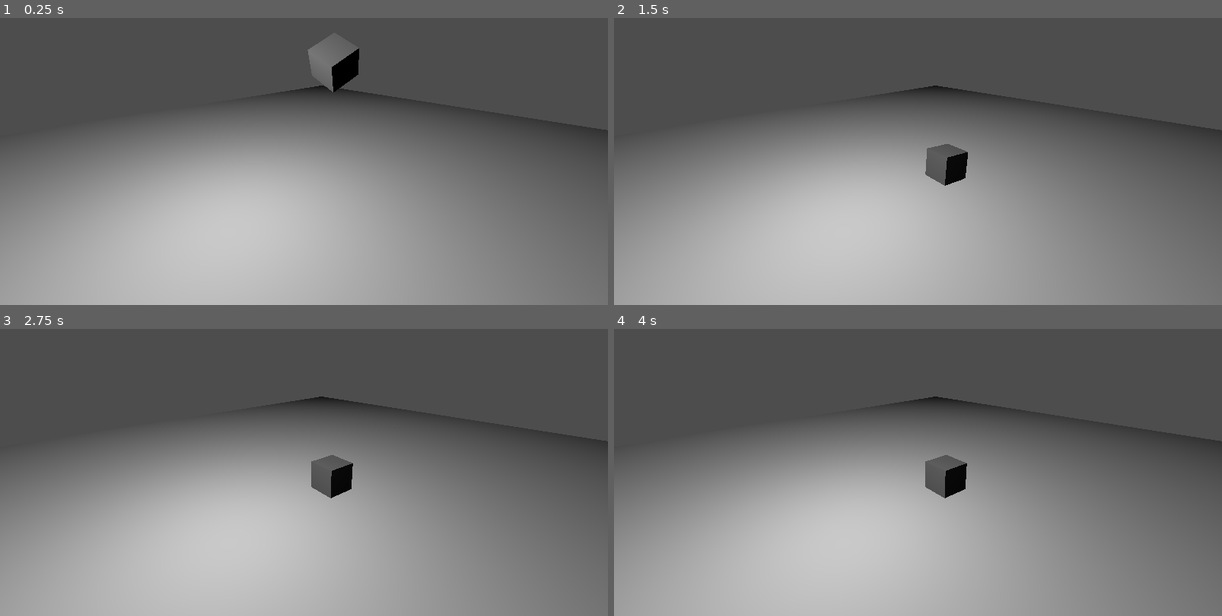
Above: before the commit, frames 1-4 (two rows, left to right).
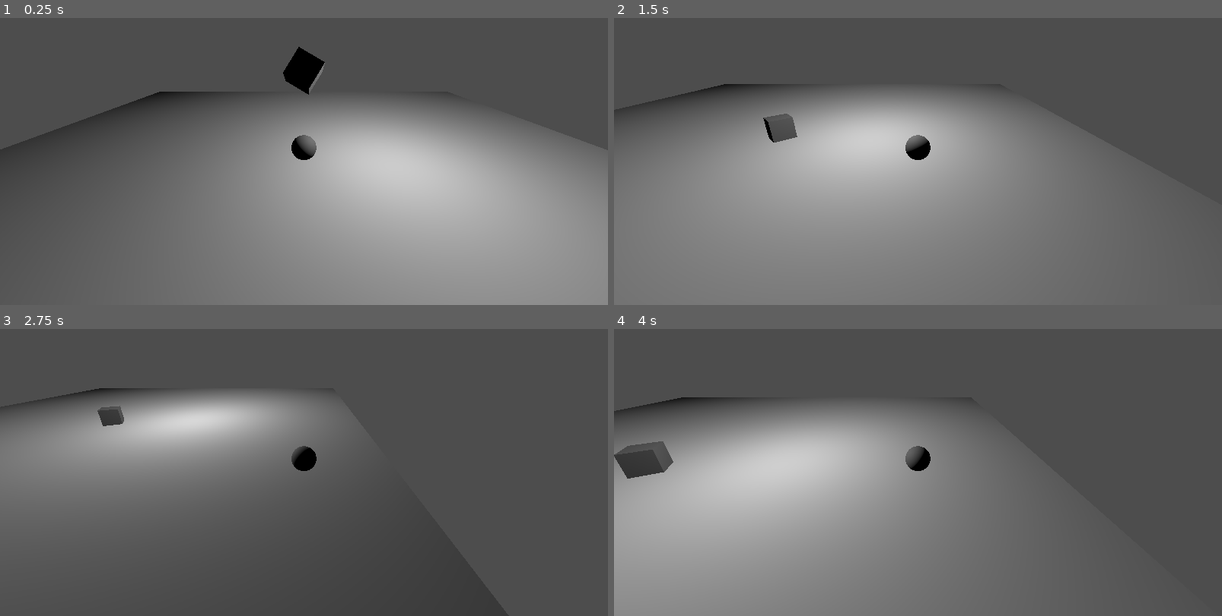
Above: after the commit, the same moments.

Repository: Jean-LoupIsReal/PasVampireSurvivor
Game: Godot game, scene res://level.tscn
Same seed, same stepped clock (60 frames per second), same inputs: the game is played once before the commit and once after it. The project has no main scene, so this scene is started directly.
Inputs:
- Up to frame 1 (0.25 s): no input
- Up to frame 2 (1.5 s): hold Right (ui_right) 0.53-1.28 s; hold Down (ui_down) from 1.28 s (still down)
- Up to frame 3 (2.75 s): release Down (ui_down) at 2.03 s; hold Right (ui_right) from 2.03 s (still down)
- Up to frame 4 (4 s): release Right (ui_right) at 2.78 s; hold Up (ui_up) 2.78-3.53 s; hold Left (ui_left) from 3.53 s (still down)

The runs differ from the first frame. In frame 1, 55% of the frame differs, in the area x 0-100%, y 7-100%; in frame 2, 41%; in frame 3, 58%, in the area x 0-100%, y 20-100%; in frame 4, 51%.

Commit message:
test over

Diff:
--- a/level.tscn
+++ b/level.tscn
@@ -1,6 +1,10 @@
-[gd_scene load_steps=7 format=3 uid="uid://oekrs2nrluxh"]
+[gd_scene load_steps=9 format=3 uid="uid://oekrs2nrluxh"]
 
-[sub_resource type="PhysicsMaterial" id="PhysicsMaterial_xoy2y"]
+[ext_resource type="PackedScene" uid="uid://c53yguc8kmtvl" path="res://test-player.tscn" id="1_nqb48"]
+[ext_resource type="Script" path="res://test-player.gd" id="2_ugx0p"]
+
+[sub_resource type="PhysicsMaterial" id="PhysicsMaterial_nvnoh"]
+bounce = 0.39
 
 [sub_resource type="BoxShape3D" id="BoxShape3D_dpsrt"]
 
@@ -20,17 +24,13 @@
 
 [node name="box" type="RigidBody3D" parent="."]
 transform = Transform3D(0.856745, 0.515741, 0, -0.468645, 0.778509, 0.417486, 0.215315, -0.357679, 0.908683, 0, 4.25452, 0)
-physics_material_override = SubResource("PhysicsMaterial_xoy2y")
+physics_material_override = SubResource("PhysicsMaterial_nvnoh")
 
 [node name="CollisionShape3D" type="CollisionShape3D" parent="box"]
 shape = SubResource("BoxShape3D_dpsrt")
 
 [node name="MeshInstance3D" type="MeshInstance3D" parent="box"]
 mesh = SubResource("BoxMesh_8hk53")
-
-[node name="Camera3D" type="Camera3D" parent="."]
-transform = Transform3D(-0.737851, -0.226261, 0.63591, -0.00444372, 0.943748, 0.330635, -0.674949, 0.241134, -0.697351, 6.05517, 4.56625, -5.33328)
-fov = 65.2527
 
 [node name="floor" type="StaticBody3D" parent="."]
 transform = Transform3D(1, 0, 0, 0, 1, 0, 0, 0, 1, -0.0387025, -0.502603, -0.0890191)
@@ -48,3 +48,10 @@
 light_energy = 2.812
 light_indirect_energy = 1.285
 omni_range = 26.8548
+
+[node name="CharacterBody3D" parent="." instance=ExtResource("1_nqb48")]
+transform = Transform3D(1, 0, 0, 0, 1, 0, 0, 0, 1, 0, 1.02642, 0)
+script = ExtResource("2_ugx0p")
+
+[node name="Camera3D" type="Camera3D" parent="CharacterBody3D"]
+transform = Transform3D(1, 0, 0, 0, 0.919135, 0.393942, 0, -0.393942, 0.919135, 0, 4, 8)
--- /dev/null
+++ b/test-player.gd
@@ -0,0 +1,25 @@
+extends CharacterBody3D
+
+const SPEED: int = 7
+
+var dir: Vector2i = Vector2i(0,0)
+
+# Called when the node enters the scene tree for the first time.
+func _ready():
+	pass # Replace with function body.
+
+func _physics_process(delta):
+	dir.x =  int(Input.is_action_pressed("ui_right")) - int(Input.is_action_pressed("ui_left"))
+	dir.y =  int(Input.is_action_pressed("ui_down")) - int(Input.is_action_pressed("ui_up"))
+	if dir.x == 0:
+		velocity.x = lerpf(velocity.x, 0 , 0.1)
+	else:
+		velocity.x = SPEED * dir.x
+	if dir.y == 0:
+		velocity.z = lerpf(velocity.z, 0 , 0.1)
+	else:
+		velocity.z = SPEED * dir.y
+	move_and_slide()
+# Called every frame. 'delta' is the elapsed time since the previous frame.
+func _process(delta):
+	pass
--- /dev/null
+++ b/test-player.tscn
@@ -0,0 +1,14 @@
+[gd_scene load_steps=3 format=3 uid="uid://c53yguc8kmtvl"]
+
+[sub_resource type="BoxShape3D" id="BoxShape3D_m3lkk"]
+
+[sub_resource type="SphereMesh" id="SphereMesh_muhpv"]
+
+[node name="CharacterBody3D" type="CharacterBody3D"]
+
+[node name="CollisionShape3D" type="CollisionShape3D" parent="."]
+shape = SubResource("BoxShape3D_m3lkk")
+
+[node name="MeshInstance3D" type="MeshInstance3D" parent="."]
+transform = Transform3D(1, 0, 0, 0, 1, 0, 0, 0, 1, -0.0036242, 0, 0)
+mesh = SubResource("SphereMesh_muhpv")
